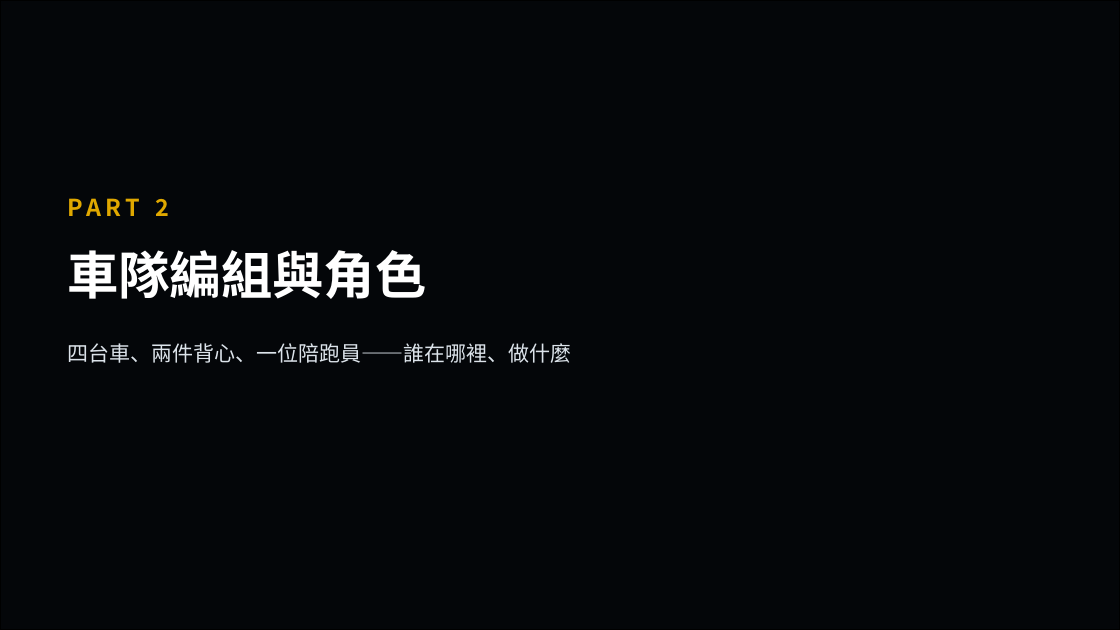
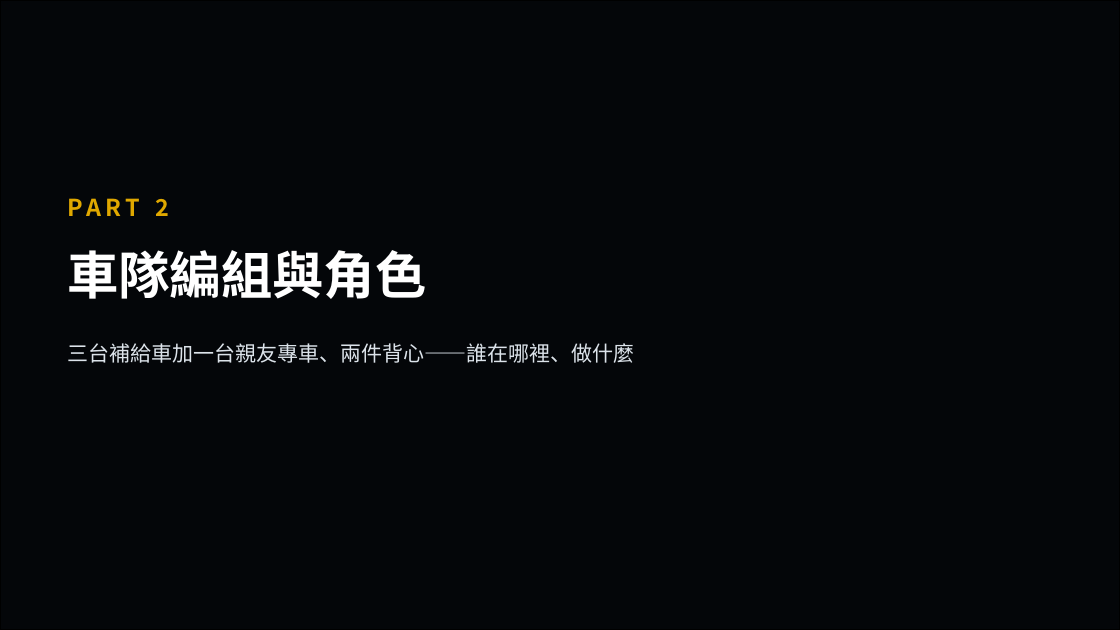
Before and after one commit to powermovebboy-sys/Race-site, a slide deck: slide 13 of deck/2026_FXT_補給作戰計畫.pptx (slide 11 before the commit). Drawn at 1120x630 pixels with LibreOffice and Linux fonts; fonts in the diff are those of the drawing; background and template pictures are left out. Boxes give left, top, right and bottom in pixels: in the first picture for what was removed or moved away, otherwise in the second. Text is boxed around its words. In the diff, an @@ line names an element or a change of style, - is before the commit and + after.

```diff
--- a/deck/2026_FXT_補給作戰計畫.pptx
+++ b/deck/2026_FXT_補給作戰計畫.pptx
@@ text at (x1=67, y1=343, x2=634, y2=363): text changed @@
-四台車、兩件背心、一位陪跑員——誰在哪裡、做什麼
+三台補給車加一台親友專車、兩件背心——誰在哪裡、做什麼
```
Also in this commit, not shown: 5 other slides changed, 3 slides added, 4 other files.
